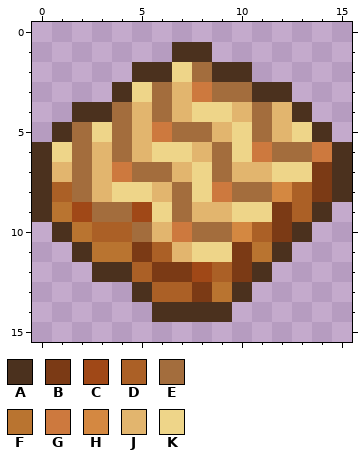
Edited in one commit: pixel-art sprite (icons/16.png). The first picture shows the starting point.
The file is 16x16 pixels. Colours within 5 levels of each other are drawn and written as one.
Palette (. is transparent): A #4b311e  B #7b3a15  C #a04817  D #ab6026  E #a36d3d  F #b97430  G #cd793e  H #d48841  J #e2b56e  K #eed589
Pixels before, first column x 0:
 1 .......AA.......
 2 .....AAKEAA.....
 3 ....AKEJGEEAA...
 4 ..AAEJEJKKJEJA..
 5 .AEKEJGEEJKEJKA.
 6 AKEJEJKKJEKGEEGA
 7 AJEJGEEJKEJJKKBA
 8 ADEJKKJEKGEEHDBA
 9 AFCEECKEJJKKBDA.
10 .AFDDEJGEEHDBA..
11 ..AFFBDJKKBFA...
12 ...AADBBCDBA....
13 .....ADDBFA.....
14 ......AAAA......
After the commit:
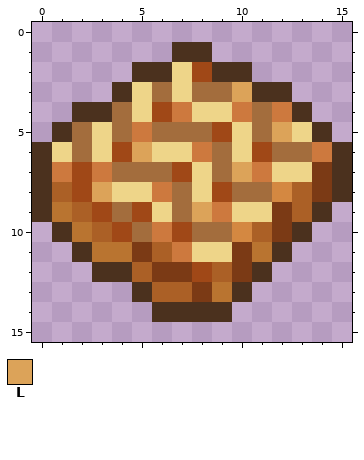
Colours new in this view: L #dca359
Change:
{"y":2,"x":8,"old":"E","new":"C"}
{"y":3,"x":7,"old":"JG","new":"KE"}
{"y":3,"x":10,"old":"E","new":"L"}
{"y":4,"x":5,"old":"JEJ","new":"KCG"}
{"y":4,"x":10,"old":"J","new":"G"}
{"y":4,"x":12,"old":"J","new":"G"}
{"y":5,"x":5,"old":"JG","new":"GE"}
{"y":5,"x":9,"old":"J","new":"C"}
{"y":5,"x":12,"old":"J","new":"L"}
{"y":6,"x":3,"old":"JEJ","new":"KCL"}
{"y":6,"x":8,"old":"J","new":"G"}
{"y":6,"x":11,"old":"G","new":"C"}
{"y":7,"x":1,"old":"JEJG","new":"GCGE"}
{"y":7,"x":7,"old":"J","new":"C"}
{"y":7,"x":10,"old":"JJ","new":"LG"}
{"y":8,"x":2,"old":"EJ","new":"CL"}
{"y":8,"x":6,"old":"J","new":"G"}
{"y":8,"x":9,"old":"G","new":"C"}
{"y":9,"x":2,"old":"CE","new":"DC"}
{"y":9,"x":8,"old":"JJ","new":"LG"}
{"y":10,"x":4,"old":"D","new":"C"}
{"y":10,"x":6,"old":"JG","new":"GC"}
{"y":11,"x":7,"old":"J","new":"G"}
